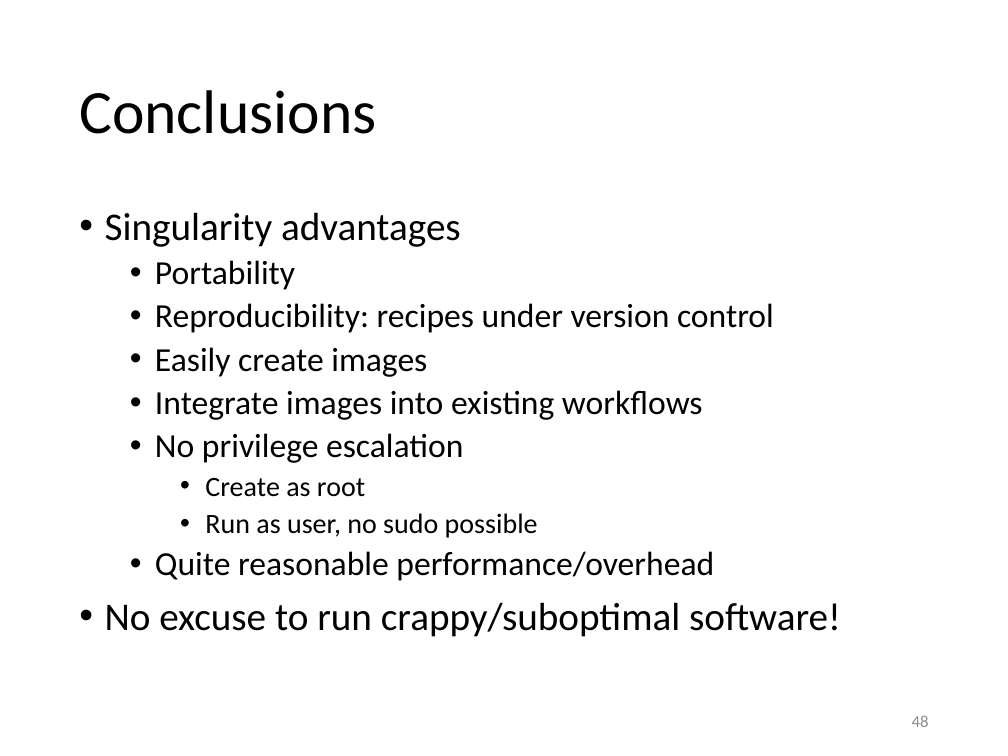
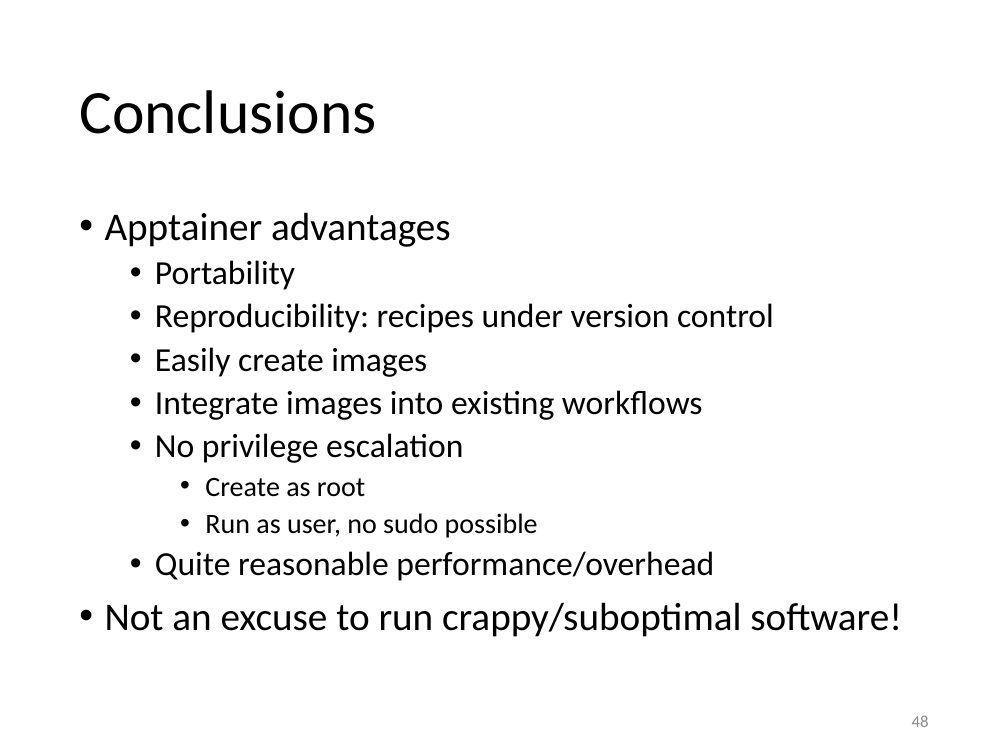
Before and after one commit to gjbex/Containers-for-HPC, a slide deck: slide 48 of containers_for_hpc.pptx. Drawn at 1008x756 pixels with LibreOffice and Linux fonts; fonts in the diff are those of the drawing. Boxes give left, top, right and bottom in pixels: in the first picture for what was removed or moved away, otherwise in the second. Text is boxed around its words. In the diff, an @@ line names an element or a change of style, - is before the commit and + after.

Commit message:
Update for apptainer, slurm

```diff
--- a/containers_for_hpc.pptx
+++ b/containers_for_hpc.pptx
@@ text at (x1=105, y1=212, x2=451, y2=247): text changed @@
-• Singularity advantages
+• Apptainer advantages
@@ text at (x1=105, y1=602, x2=902, y2=637): text changed @@
-• No excuse to run crappy/suboptimal software!
+• Not an excuse to run crappy/suboptimal software!
```
Also in this commit, not shown: 21 other slides changed.
